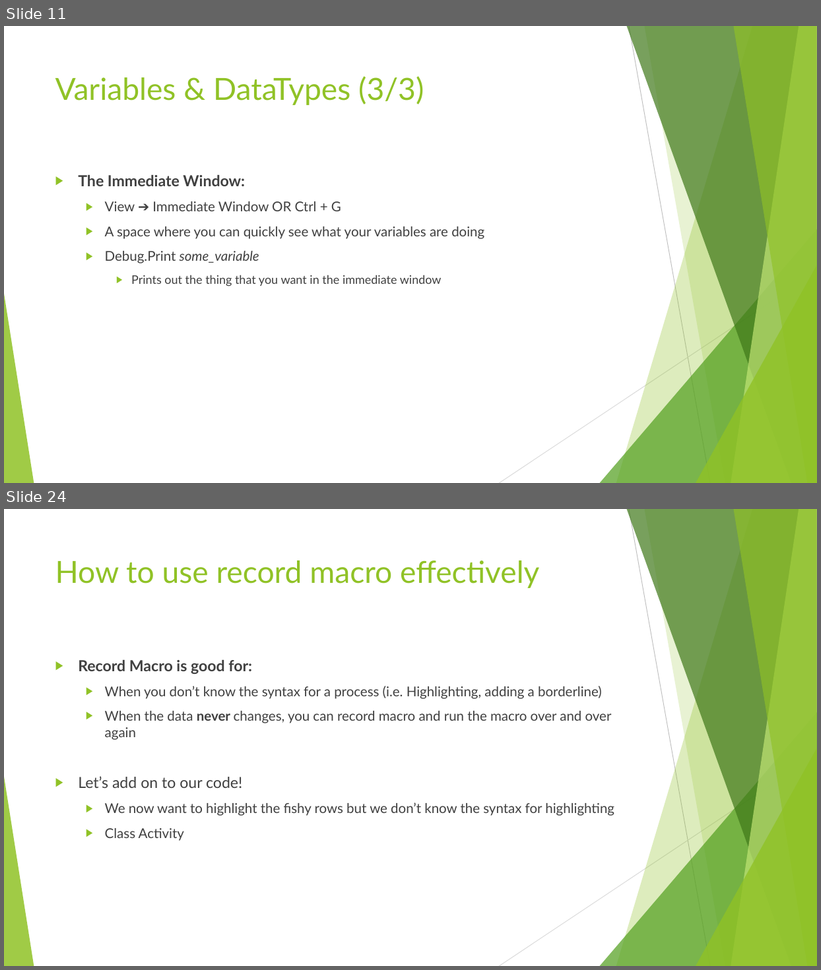
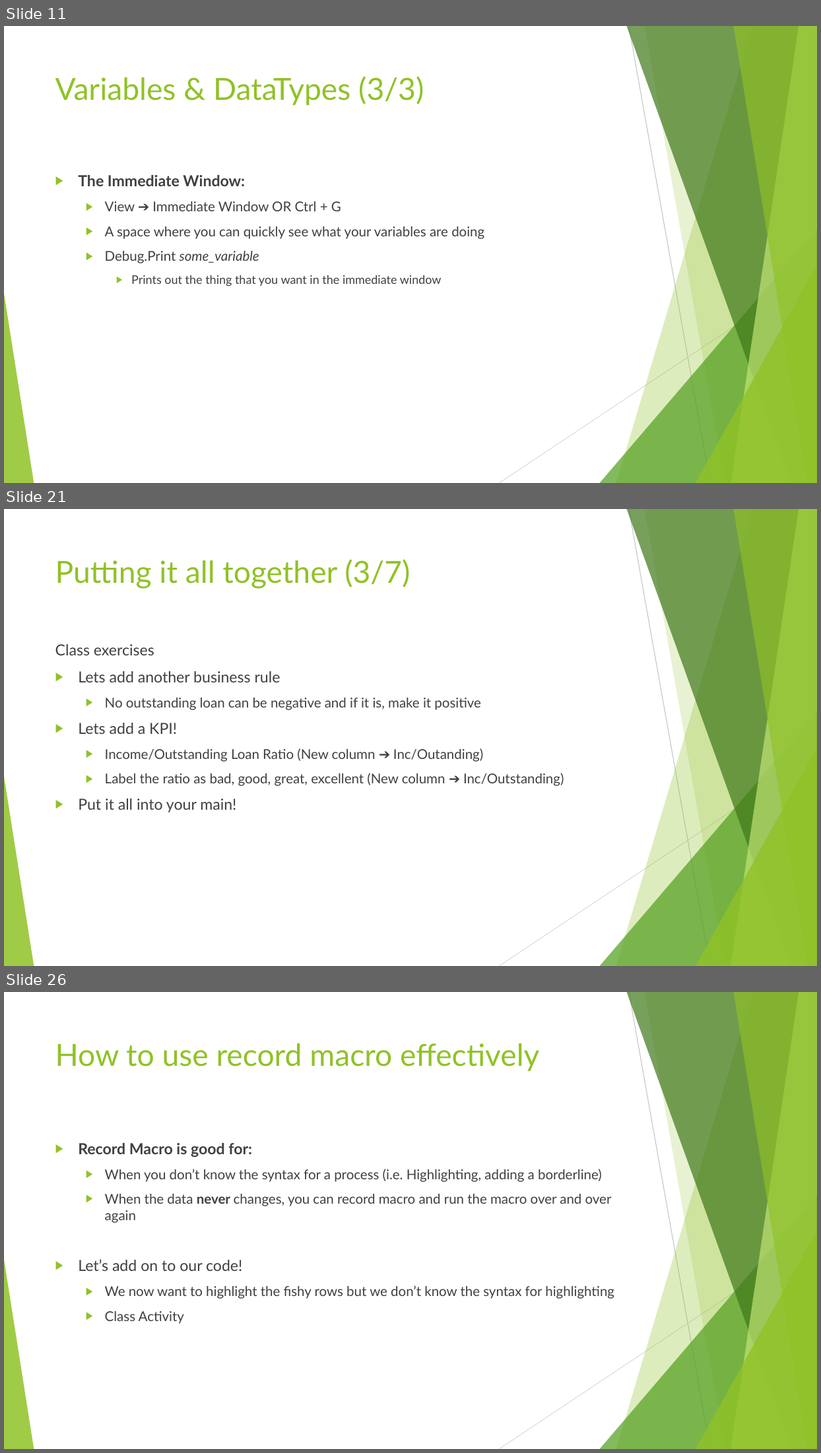
Before and after one commit to lifeinData/vba_senimar_datathon, a slide deck: VBA Seminar.pptx. Shown one above the other, each under a label of ours: slides 11 and 24 before the commit, slides 11, 21 and 26 after it; the slides between them are not shown. The pictures are 821x970 and 821x1453 pixels, drawn with LibreOffice and Linux fonts; fonts in the diff are those of the drawing. Boxes give left, top, right and bottom in pixels: in the first picture for what was removed or moved away, otherwise in the second. Text is boxed around its words. In the diff, an @@ line names an element or a change of style, - is before the commit and + after.

```diff
--- a/VBA Seminar.pptx
+++ b/VBA Seminar.pptx
@@ slide 21 added at (x1=4, y1=509, x2=817, y2=966), background #FFFFFF; not listed: 10 template elements that a slide beside it also shows @@
@@ title added at (x1=55, y1=559, x2=410, y2=589), 36 pt, text #90C226 @@
+Putting it all together (3/7)
@@ text added at (x1=55, y1=644, x2=564, y2=813), 16 pt, text #404040 @@
+Class exercises
+▶ Lets add another business rule
+  ▶ No outstanding loan can be negative and if it is, make it positive
+▶ Lets add a KPI!
+  ▶ Income/Outstanding Loan Ratio (New column ➔ Inc/Outanding)
+  ▶ Label the ratio as bad, good, great, excellent (New column ➔ Inc/Outstanding)
+▶ Put it all into your main!
@@ what was slide 24 is now slide 26 @@
```
Also in this commit, not shown: 14 slides changed, 1 other slide added, 1 other file.
